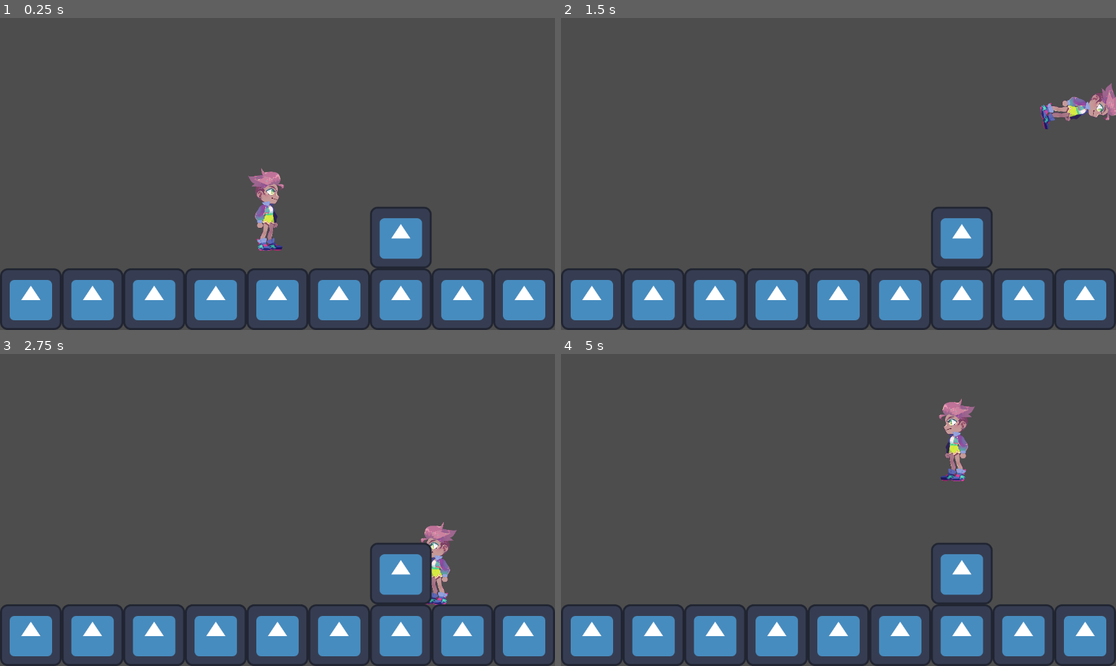
Above: before the commit, frames 1-4 (two rows, left to right).
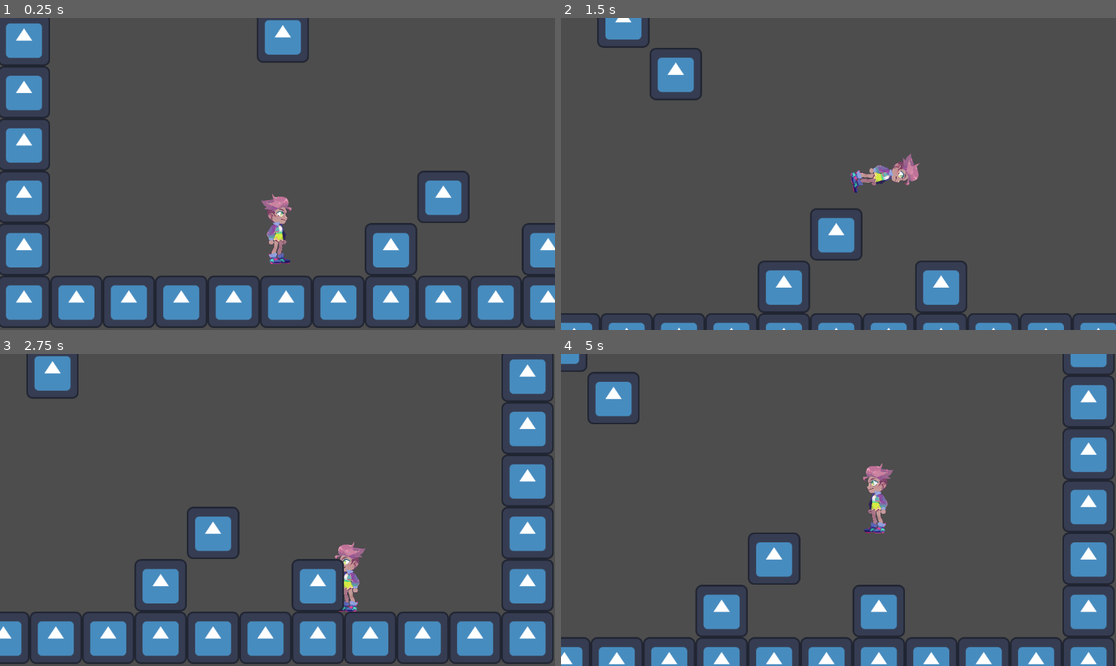
Above: after the commit, the same moments.

Repository: pepperfruits/Aurelia
Game: Godot game, scene res://Levels/TestingLevel/testing_level.tscn
The game is run twice, just before and just after one commit, with the same random seed, the same clock (stepped at 60 frames per second) and the same inputs. The engine's default icon, where the game draws it, is replaced by a stand-in: a white triangle on a blue panel in a dark square.
Inputs:
- Up to frame 1 (0.25 s): no input
- Up to frame 2 (1.5 s): hold Right (move_right) from 0.53 s (still down); tap C (dash) at 0.6, 1.35 s; tap Z (jump) at 0.77 s
- Up to frame 3 (2.75 s): tap Z (jump) at 1.52 s; release Right (move_right) at 2.03 s; hold Left (move_left) from 2.03 s (still down); tap C (dash) at 2.1 s
- Up to frame 4 (5 s): tap Enter at 2.75 s; release Left (move_left) at 2.78 s; hold Right (move_right) 2.78-4.28 s; tap C (dash) at 2.85, 3.6, 4.35 s; tap Z (jump) at 3.02, 3.77, 4.52 s; hold Left (move_left) from 4.28 s (still down)

The runs differ from the first frame. In frame 1, 19% of the frame differs, in the area x 0-100%, y 0-100%; in frame 2, 18%; in frame 3, 21%; in frame 4, 22%.

Commit message:
Dynamic camera, testing level changes

Diff:
--- /dev/null
+++ b/Levels/TestingLevel/PlayerCamera.gd
@@ -0,0 +1,12 @@
+extends Camera2D
+
+@export var p : CharacterBody2D
+@export var CAMERA_SPEED : float = 10.0
+
+
+func _ready():
+	position = p.position
+
+
+func _process(delta):
+	position -= (position - p.position) * CAMERA_SPEED * delta
--- a/Levels/TestingLevel/testing_level.tscn
+++ b/Levels/TestingLevel/testing_level.tscn
@@ -1,14 +1,26 @@
-[gd_scene load_steps=3 format=3 uid="uid://dvtd1nx3s8bn2"]
+[gd_scene load_steps=4 format=3 uid="uid://dvtd1nx3s8bn2"]
 
 [ext_resource type="PackedScene" uid="uid://cpgedr4f3xri6" path="res://Player/player.tscn" id="1_jr7kg"]
+[ext_resource type="Script" path="res://Levels/TestingLevel/PlayerCamera.gd" id="1_tigdo"]
 [ext_resource type="PackedScene" uid="uid://ba28ln6etuvvg" path="res://Environment/TestingBlock/testing_block.tscn" id="2_2udhs"]
 
 [node name="TestingLevel" type="Node2D"]
+
+[node name="PlayerCamera" type="Camera2D" parent="." node_paths=PackedStringArray("p")]
+zoom = Vector2(0.85, 0.85)
+limit_left = -125
+limit_top = -1285
+limit_right = 1795
+limit_bottom = 645
+editor_draw_limits = true
+script = ExtResource("1_tigdo")
+p = NodePath("../Player")
 
 [node name="Player" parent="." instance=ExtResource("1_jr7kg")]
 position = Vector2(555, 331)
 
 [node name="Blocks" type="Node2D" parent="."]
+position = Vector2(0, -8)
 
 [node name="TestingBlock" parent="Blocks" instance=ExtResource("2_2udhs")]
 position = Vector2(64, 584)
@@ -29,19 +41,79 @@
 position = Vector2(-64, 72)
 
 [node name="TestingBlock20" parent="Blocks" instance=ExtResource("2_2udhs")]
-position = Vector2(1216, 584)
+position = Vector2(1728, 584)
 
 [node name="TestingBlock21" parent="Blocks" instance=ExtResource("2_2udhs")]
-position = Vector2(1216, 456)
+position = Vector2(1728, 456)
 
 [node name="TestingBlock22" parent="Blocks" instance=ExtResource("2_2udhs")]
-position = Vector2(1216, 328)
+position = Vector2(1728, 328)
 
 [node name="TestingBlock23" parent="Blocks" instance=ExtResource("2_2udhs")]
-position = Vector2(1216, 200)
+position = Vector2(1728, 200)
 
 [node name="TestingBlock24" parent="Blocks" instance=ExtResource("2_2udhs")]
-position = Vector2(1216, 72)
+position = Vector2(1728, 72)
+
+[node name="TestingBlock32" parent="Blocks" instance=ExtResource("2_2udhs")]
+position = Vector2(-64, -56)
+
+[node name="TestingBlock33" parent="Blocks" instance=ExtResource("2_2udhs")]
+position = Vector2(-64, -184)
+
+[node name="TestingBlock34" parent="Blocks" instance=ExtResource("2_2udhs")]
+position = Vector2(-64, -312)
+
+[node name="TestingBlock35" parent="Blocks" instance=ExtResource("2_2udhs")]
+position = Vector2(-64, -440)
+
+[node name="TestingBlock36" parent="Blocks" instance=ExtResource("2_2udhs")]
+position = Vector2(-64, -568)
+
+[node name="TestingBlock37" parent="Blocks" instance=ExtResource("2_2udhs")]
+position = Vector2(1728, -56)
+
+[node name="TestingBlock38" parent="Blocks" instance=ExtResource("2_2udhs")]
+position = Vector2(1728, -184)
+
+[node name="TestingBlock39" parent="Blocks" instance=ExtResource("2_2udhs")]
+position = Vector2(1728, -312)
+
+[node name="TestingBlock40" parent="Blocks" instance=ExtResource("2_2udhs")]
+position = Vector2(1728, -440)
+
+[node name="TestingBlock41" parent="Blocks" instance=ExtResource("2_2udhs")]
+position = Vector2(1728, -568)
+
+[node name="TestingBlock42" parent="Blocks" instance=ExtResource("2_2udhs")]
+position = Vector2(-64, -696)
+
+[node name="TestingBlock43" parent="Blocks" instance=ExtResource("2_2udhs")]
+position = Vector2(-64, -824)
+
+[node name="TestingBlock44" parent="Blocks" instance=ExtResource("2_2udhs")]
+position = Vector2(-64, -952)
+
+[node name="TestingBlock45" parent="Blocks" instance=ExtResource("2_2udhs")]
+position = Vector2(-64, -1080)
+
+[node name="TestingBlock46" parent="Blocks" instance=ExtResource("2_2udhs")]
+position = Vector2(-64, -1208)
+
+[node name="TestingBlock47" parent="Blocks" instance=ExtResource("2_2udhs")]
+position = Vector2(1728, -696)
+
+[node name="TestingBlock48" parent="Blocks" instance=ExtResource("2_2udhs")]
+position = Vector2(1728, -824)
+
+[node name="TestingBlock49" parent="Blocks" instance=ExtResource("2_2udhs")]
+position = Vector2(1728, -952)
+
+[node name="TestingBlock50" parent="Blocks" instance=ExtResource("2_2udhs")]
+position = Vector2(1728, -1080)
+
+[node name="TestingBlock51" parent="Blocks" instance=ExtResource("2_2udhs")]
+position = Vector2(1728, -1208)
 
 [node name="TestingBlock2" parent="Blocks" instance=ExtResource("2_2udhs")]
 position = Vector2(192, 584)
@@ -62,10 +134,16 @@
 position = Vector2(320, 584)
 
 [node name="TestingBlock8" parent="Blocks" instance=ExtResource("2_2udhs")]
-position = Vector2(448, 584)
+position = Vector2(1216, 584)
 
 [node name="TestingBlock9" parent="Blocks" instance=ExtResource("2_2udhs")]
-position = Vector2(576, 584)
+position = Vector2(1344, 584)
+
+[node name="TestingBlock52" parent="Blocks" instance=ExtResource("2_2udhs")]
+position = Vector2(1472, 584)
+
+[node name="TestingBlock53" parent="Blocks" instance=ExtResource("2_2udhs")]
+position = Vector2(1600, 584)
 
 [node name="TestingBlock10" parent="Blocks" instance=ExtResource("2_2udhs")]
 position = Vector2(704, 584)
@@ -81,3 +159,21 @@
 
 [node name="TestingBlock14" parent="Blocks" instance=ExtResource("2_2udhs")]
 position = Vector2(832, 456)
+
+[node name="TestingBlock25" parent="Blocks" instance=ExtResource("2_2udhs")]
+position = Vector2(960, 328)
+
+[node name="TestingBlock26" parent="Blocks" instance=ExtResource("2_2udhs")]
+position = Vector2(1216, 456)
+
+[node name="TestingBlock28" parent="Blocks" instance=ExtResource("2_2udhs")]
+position = Vector2(568, -64)
+
+[node name="TestingBlock29" parent="Blocks" instance=ExtResource("2_2udhs")]
+position = Vector2(440, -192)
+
+[node name="TestingBlock30" parent="Blocks" instance=ExtResource("2_2udhs")]
+position = Vector2(312, -320)
+
+[node name="TestingBlock31" parent="Blocks" instance=ExtResource("2_2udhs")]
+position = Vector2(184, -448)
